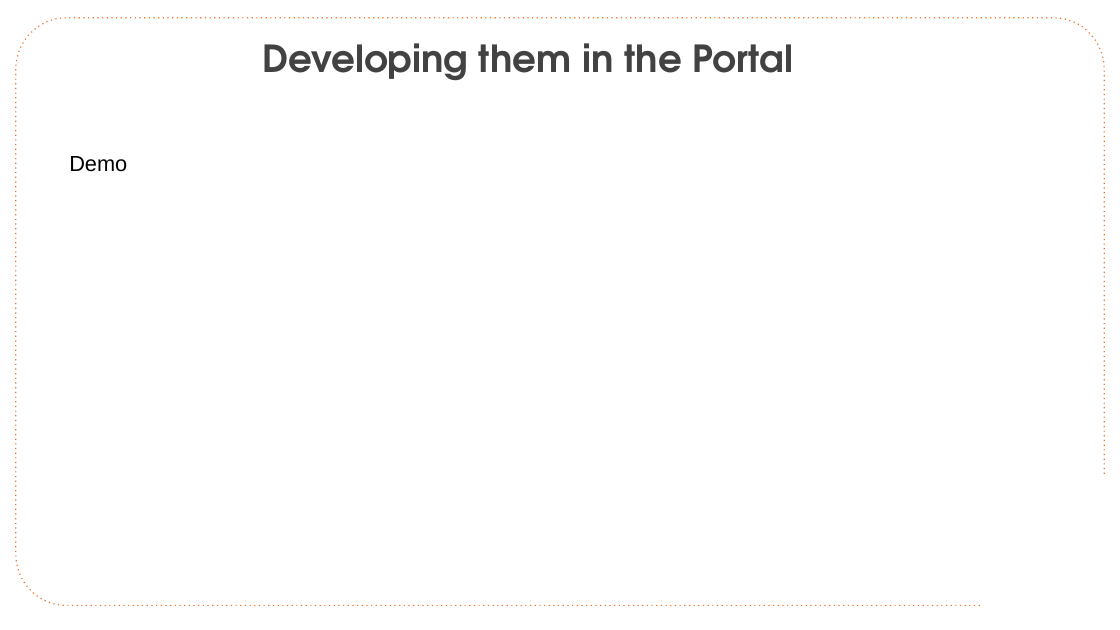
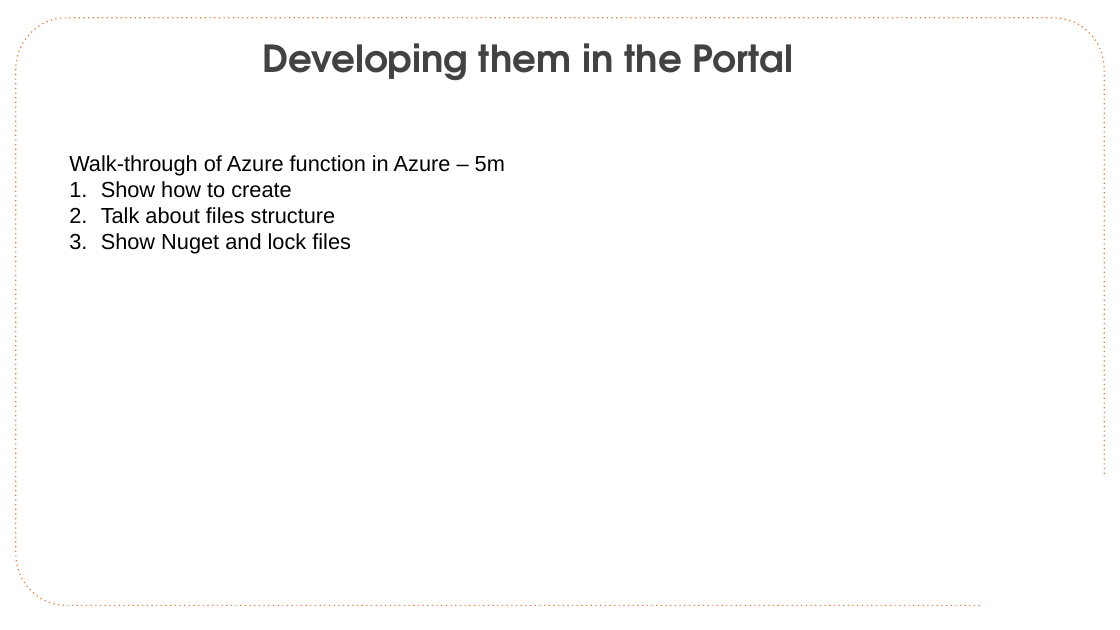
Before and after one commit to CloudSpecOps/Serverless-Architectures-with-Azure, a slide deck: slide 27 of Session Presentation/Azure-Serverless-Architecture-Session-Day-1.pptx. Drawn at 1120x630 pixels with LibreOffice and Linux fonts; fonts in the diff are those of the drawing; background and template pictures are left out. Boxes give left, top, right and bottom in pixels: in the first picture for what was removed or moved away, otherwise in the second. Text is boxed around its words. In the diff, an @@ line names an element or a change of style, - is before the commit and + after.

Commit message:
Updates for Walk-throughs

```diff
--- a/Session Presentation/Azure-Serverless-Architecture-Session-Day-1.pptx
+++ b/Session Presentation/Azure-Serverless-Architecture-Session-Day-1.pptx
@@ text removed at (69, 156, 127, 172) @@
-Demo
@@ text added at (69, 155, 505, 254), 28 pt, text #000000 @@
+Walk-through of Azure function in Azure – 5m
+1. Show how to create
+2. Talk about files structure
+3. Show Nuget and lock files
```
Also in this commit, not shown: 3 other slides changed, 1 other file.
